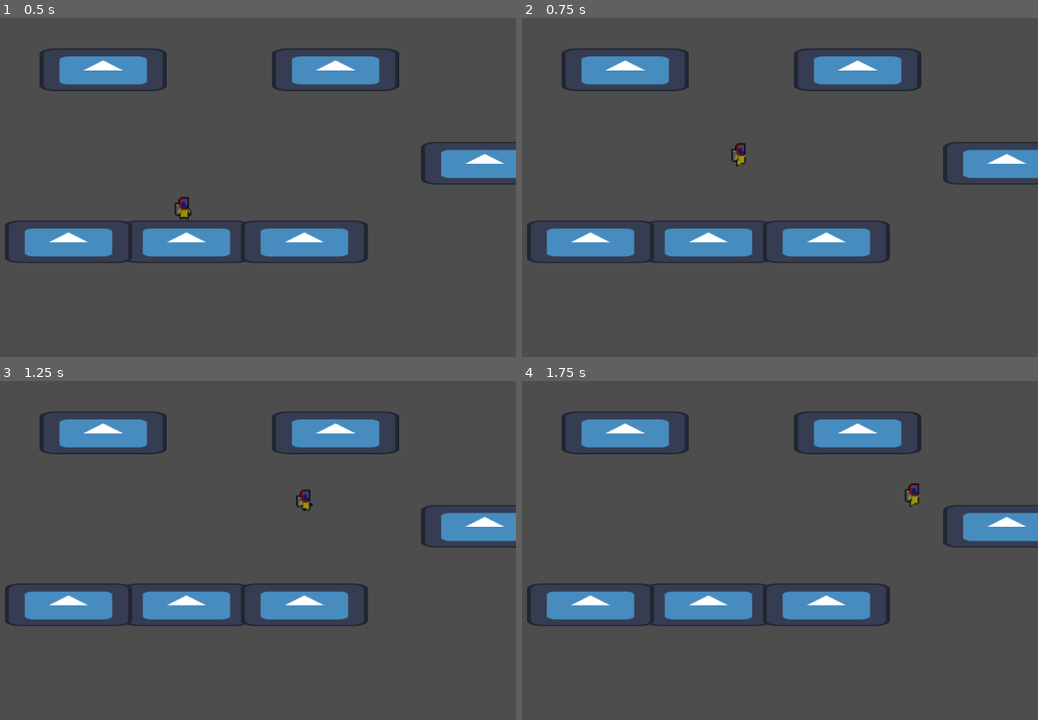
Above: before the commit, frames 1-4 (two rows, left to right).
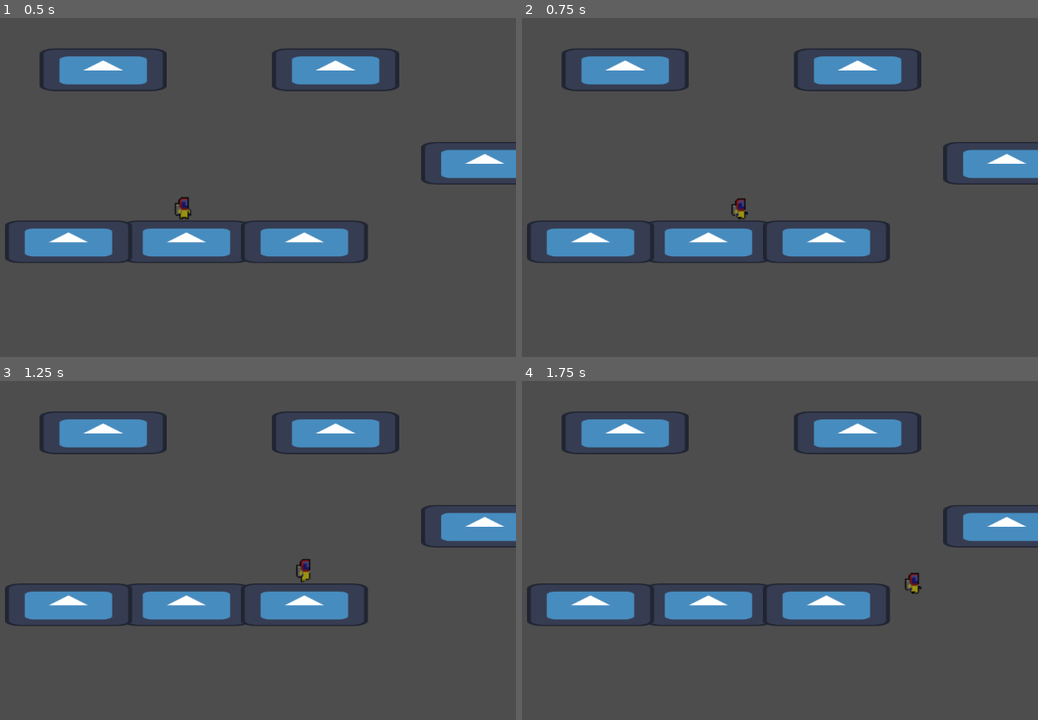
Above: after the commit, the same moments.

Repository: jorgemezapaz/heart-beat-jam
Game: Godot game, scene res://scenes/level_1.tscn
The game is run twice, just before and just after one commit, with the same random seed, the same clock (stepped at 60 frames per second) and the same inputs. The engine's default icon, where the game draws it, is replaced by a stand-in: a white triangle on a blue panel in a dark square.
Inputs:
- Up to frame 1 (0.5 s): no input
- Up to frame 2 (0.75 s): tap Enter at 0.5 s; hold D (right) from 0.53 s (still down); tap Space (jump) at 0.6 s
- Up to frame 3 (1.25 s): keep holding D (right); tap Space (jump) at 0.77, 1.07 s
- Up to frame 4 (1.75 s): keep holding D (right); tap Space (jump) at 1.35, 1.52 s

Frame 1 is identical in both runs. In frame 2, 0.3% of the frame differs, in the area x 40-44%, y 36-60%; in frame 3, 0.3%; in frame 4, 0.3%.

Commit message:
se agrag dead zone y una version no funcional de coyote time

Diff:
--- /dev/null
+++ b/scenes/dead_zone.tscn
@@ -0,0 +1,17 @@
+[gd_scene load_steps=3 format=3 uid="uid://4cgw6mtrv6uu"]
+
+[ext_resource type="Script" path="res://scripts/dead_zone.gd" id="1_fmlmf"]
+
+[sub_resource type="RectangleShape2D" id="RectangleShape2D_yex81"]
+size = Vector2(2583, 94)
+
+[node name="dead_zone" type="Node2D"]
+script = ExtResource("1_fmlmf")
+
+[node name="StaticBody2D" type="Area2D" parent="."]
+
+[node name="CollisionShape2D" type="CollisionShape2D" parent="StaticBody2D"]
+position = Vector2(-4.5, 37)
+shape = SubResource("RectangleShape2D_yex81")
+
+[connection signal="body_entered" from="StaticBody2D" to="." method="_on_static_body_2d_body_entered"]
--- a/scenes/level_1.tscn
+++ b/scenes/level_1.tscn
@@ -1,72 +1,13 @@
-[gd_scene load_steps=4 format=3 uid="uid://pxj5k2y5s2o4"]
+[gd_scene load_steps=5 format=3 uid="uid://pxj5k2y5s2o4"]
 
 [ext_resource type="Texture2D" uid="uid://mjubl0ej4w1y" path="res://icon.svg" id="1_4x7e1"]
 [ext_resource type="PackedScene" uid="uid://da3hipm02p4hy" path="res://scenes/player.tscn" id="1_s3w7y"]
+[ext_resource type="PackedScene" uid="uid://4cgw6mtrv6uu" path="res://scenes/dead_zone.tscn" id="3_jtcud"]
 
 [sub_resource type="RectangleShape2D" id="RectangleShape2D_imofd"]
 size = Vector2(102, 37)
 
 [node name="level_1" type="Node2D"]
-
-[node name="StaticBody2D3" type="StaticBody2D" parent="."]
-position = Vector2(804, 382)
-
-[node name="CollisionShape2D" type="CollisionShape2D" parent="StaticBody2D3"]
-shape = SubResource("RectangleShape2D_imofd")
-
-[node name="Sprite2D" type="Sprite2D" parent="StaticBody2D3"]
-scale = Vector2(0.859375, 0.289063)
-texture = ExtResource("1_4x7e1")
-
-[node name="StaticBody2D6" type="StaticBody2D" parent="."]
-position = Vector2(546, 450)
-
-[node name="CollisionShape2D" type="CollisionShape2D" parent="StaticBody2D6"]
-shape = SubResource("RectangleShape2D_imofd")
-
-[node name="Sprite2D" type="Sprite2D" parent="StaticBody2D6"]
-scale = Vector2(0.859375, 0.289063)
-texture = ExtResource("1_4x7e1")
-
-[node name="StaticBody2D7" type="StaticBody2D" parent="."]
-position = Vector2(648, 450)
-
-[node name="CollisionShape2D" type="CollisionShape2D" parent="StaticBody2D7"]
-shape = SubResource("RectangleShape2D_imofd")
-
-[node name="Sprite2D" type="Sprite2D" parent="StaticBody2D7"]
-scale = Vector2(0.859375, 0.289063)
-texture = ExtResource("1_4x7e1")
-
-[node name="StaticBody2D8" type="StaticBody2D" parent="."]
-position = Vector2(444, 450)
-
-[node name="CollisionShape2D" type="CollisionShape2D" parent="StaticBody2D8"]
-shape = SubResource("RectangleShape2D_imofd")
-
-[node name="Sprite2D" type="Sprite2D" parent="StaticBody2D8"]
-scale = Vector2(0.859375, 0.289063)
-texture = ExtResource("1_4x7e1")
-
-[node name="StaticBody2D4" type="StaticBody2D" parent="."]
-position = Vector2(675, 301)
-
-[node name="CollisionShape2D" type="CollisionShape2D" parent="StaticBody2D4"]
-shape = SubResource("RectangleShape2D_imofd")
-
-[node name="Sprite2D" type="Sprite2D" parent="StaticBody2D4"]
-scale = Vector2(0.859375, 0.289063)
-texture = ExtResource("1_4x7e1")
-
-[node name="StaticBody2D5" type="StaticBody2D" parent="."]
-position = Vector2(474, 301)
-
-[node name="CollisionShape2D" type="CollisionShape2D" parent="StaticBody2D5"]
-shape = SubResource("RectangleShape2D_imofd")
-
-[node name="Sprite2D" type="Sprite2D" parent="StaticBody2D5"]
-scale = Vector2(0.859375, 0.289063)
-texture = ExtResource("1_4x7e1")
 
 [node name="Player" parent="." instance=ExtResource("1_s3w7y")]
 position = Vector2(543, 395)
@@ -74,3 +15,72 @@
 [node name="Camera2D" type="Camera2D" parent="."]
 position = Vector2(543, 390)
 zoom = Vector2(2, 2)
+
+[node name="dead_zone" parent="." node_paths=PackedStringArray("spot") instance=ExtResource("3_jtcud")]
+position = Vector2(545, 562)
+spot = NodePath("../Node2D")
+
+[node name="platforms" type="Node2D" parent="."]
+
+[node name="StaticBody2D3" type="StaticBody2D" parent="platforms"]
+position = Vector2(804, 382)
+
+[node name="CollisionShape2D" type="CollisionShape2D" parent="platforms/StaticBody2D3"]
+shape = SubResource("RectangleShape2D_imofd")
+
+[node name="Sprite2D" type="Sprite2D" parent="platforms/StaticBody2D3"]
+scale = Vector2(0.859375, 0.289063)
+texture = ExtResource("1_4x7e1")
+
+[node name="StaticBody2D6" type="StaticBody2D" parent="platforms"]
+position = Vector2(546, 450)
+
+[node name="CollisionShape2D" type="CollisionShape2D" parent="platforms/StaticBody2D6"]
+shape = SubResource("RectangleShape2D_imofd")
+
+[node name="Sprite2D" type="Sprite2D" parent="platforms/StaticBody2D6"]
+scale = Vector2(0.859375, 0.289063)
+texture = ExtResource("1_4x7e1")
+
+[node name="StaticBody2D7" type="StaticBody2D" parent="platforms"]
+position = Vector2(648, 450)
+
+[node name="CollisionShape2D" type="CollisionShape2D" parent="platforms/StaticBody2D7"]
+shape = SubResource("RectangleShape2D_imofd")
+
+[node name="Sprite2D" type="Sprite2D" parent="platforms/StaticBody2D7"]
+scale = Vector2(0.859375, 0.289063)
+texture = ExtResource("1_4x7e1")
+
+[node name="StaticBody2D8" type="StaticBody2D" parent="platforms"]
+position = Vector2(444, 450)
+
+[node name="CollisionShape2D" type="CollisionShape2D" parent="platforms/StaticBody2D8"]
+shape = SubResource("RectangleShape2D_imofd")
+
+[node name="Sprite2D" type="Sprite2D" parent="platforms/StaticBody2D8"]
+scale = Vector2(0.859375, 0.289063)
+texture = ExtResource("1_4x7e1")
+
+[node name="StaticBody2D4" type="StaticBody2D" parent="platforms"]
+position = Vector2(675, 301)
+
+[node name="CollisionShape2D" type="CollisionShape2D" parent="platforms/StaticBody2D4"]
+shape = SubResource("RectangleShape2D_imofd")
+
+[node name="Sprite2D" type="Sprite2D" parent="platforms/StaticBody2D4"]
+scale = Vector2(0.859375, 0.289063)
+texture = ExtResource("1_4x7e1")
+
+[node name="StaticBody2D5" type="StaticBody2D" parent="platforms"]
+position = Vector2(474, 301)
+
+[node name="CollisionShape2D" type="CollisionShape2D" parent="platforms/StaticBody2D5"]
+shape = SubResource("RectangleShape2D_imofd")
+
+[node name="Sprite2D" type="Sprite2D" parent="platforms/StaticBody2D5"]
+scale = Vector2(0.859375, 0.289063)
+texture = ExtResource("1_4x7e1")
+
+[node name="Node2D" type="Node2D" parent="."]
+position = Vector2(526, 380)
--- a/scenes/player.tscn
+++ b/scenes/player.tscn
@@ -112,3 +112,7 @@
 libraries = {
 "": SubResource("AnimationLibrary_d6xka")
 }
+
+[node name="coyote_time" type="Timer" parent="."]
+wait_time = 0.2
+one_shot = true
--- /dev/null
+++ b/scripts/dead_zone.gd
@@ -0,0 +1,9 @@
+extends Node2D
+
+@export var spot: Node2D
+
+
+
+func _on_static_body_2d_body_entered(body: Node2D) -> void:
+	print("dead")
+	body.global_position = spot.global_position
--- a/scripts/player.gd
+++ b/scripts/player.gd
@@ -4,24 +4,37 @@
 const SPEED = 150.0
 const JUMP_VELOCITY = -400.0
 var direction: float
+var is_on_ground: bool
+var is_jumping: bool
 
+@onready var coyote_time: Timer = $coyote_time
 @onready var animation_player: AnimationPlayer = $AnimationPlayer
 @onready var sprite: Sprite2D = $Sprite2D
 
 func _physics_process(delta: float) -> void:
-	if not is_on_floor():
-		velocity += get_gravity() * delta
+	is_on_ground = is_on_floor()
+	var was_on_floor = is_on_floor()
 
-	player_control()
+	apply_gravity(delta)
+	jump_handler()
+	move_handler()
 	flip_handler()
 	animation_handler()
 
+	if was_on_floor and not is_on_floor():
+		coyote_time.start()
 	move_and_slide()
 
-func player_control():
-	if Input.is_action_just_pressed("jump") and is_on_floor():
+func apply_gravity(delta: float):
+	if not is_on_ground:
+		velocity += get_gravity() * delta
+
+func jump_handler():
+	if Input.is_action_just_pressed("jump") and not coyote_time.is_stopped():
 		velocity.y = JUMP_VELOCITY
+		is_jumping = true
 
+func move_handler():
 	direction = Input.get_axis("left", "right")
 	if direction:
 		velocity.x = direction * SPEED
